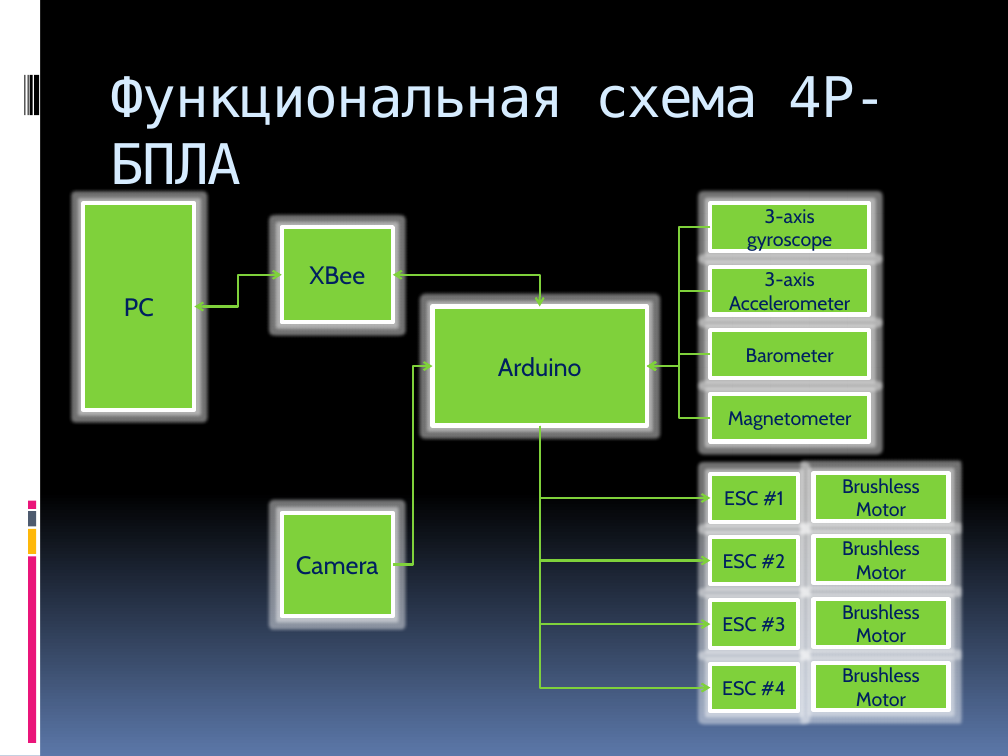
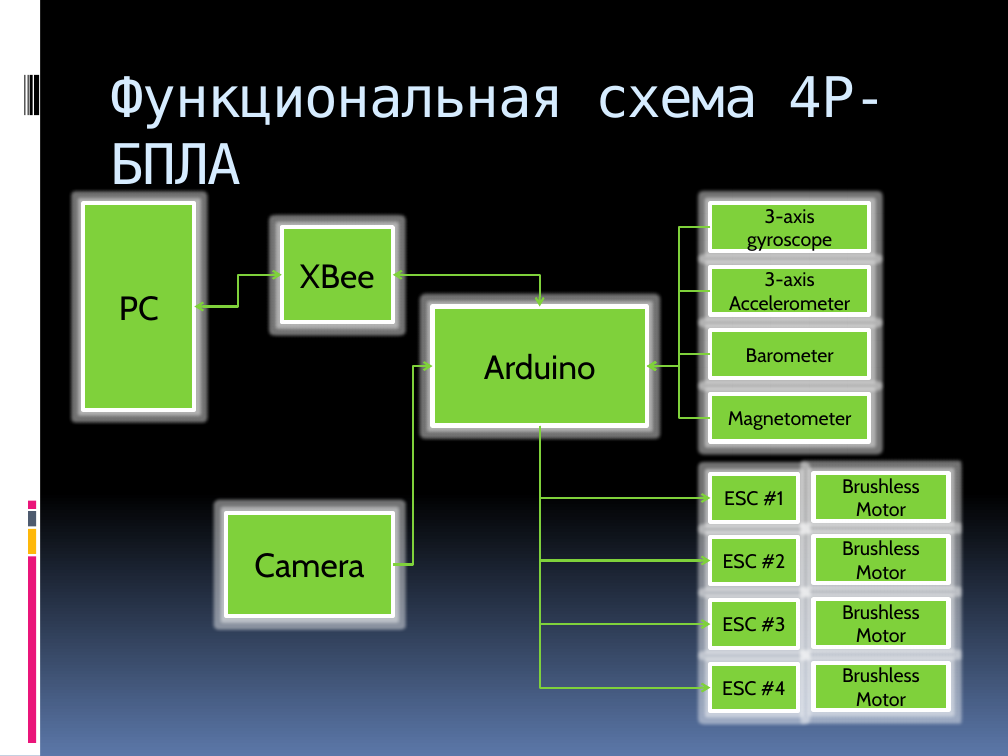
Before and after one commit to Jacobi20/quadro-xds, a slide deck: slide 6 of Docs/Medias2012.pptx. Drawn at 1008x756 pixels with LibreOffice and Linux fonts; fonts in the diff are those of the drawing. Boxes give left, top, right and bottom in pixels: in the first picture for what was removed or moved away, otherwise in the second. Text is boxed around its words. In the diff, an @@ line names an element or a change of style, - is before the commit and + after.

```diff
--- a/Docs/Medias2012.pptx
+++ b/Docs/Medias2012.pptx
@@ size 18 to 24 pt, text colour #002060 to #000000 in 4 elements at bbox=[84, 204, 195, 410], bbox=[432, 306, 647, 425], bbox=[282, 227, 393, 322], bbox=[226, 513, 392, 616] @@
@@ rectangle "Camera": place and size @@
-rectangle "Camera" at bbox=[282, 513, 393, 616]
+rectangle "Camera" at bbox=[226, 513, 392, 616]
@@ text colour #002060 to #000000 in 12 elements at bbox=[711, 204, 869, 251], bbox=[711, 267, 869, 314], bbox=[711, 331, 869, 378], bbox=[711, 394, 869, 442], bbox=[711, 474, 798, 521], bbox=[813, 473, 949, 520], bbox=[711, 536, 798, 584], bbox=[813, 536, 949, 584], bbox=[711, 600, 798, 647], bbox=[813, 600, 949, 647], bbox=[711, 663, 798, 711], bbox=[813, 663, 949, 711] @@
```
Also in this commit, not shown: 1 other slide changed, 9 slides added, 1 slide removed, 1 other file.
